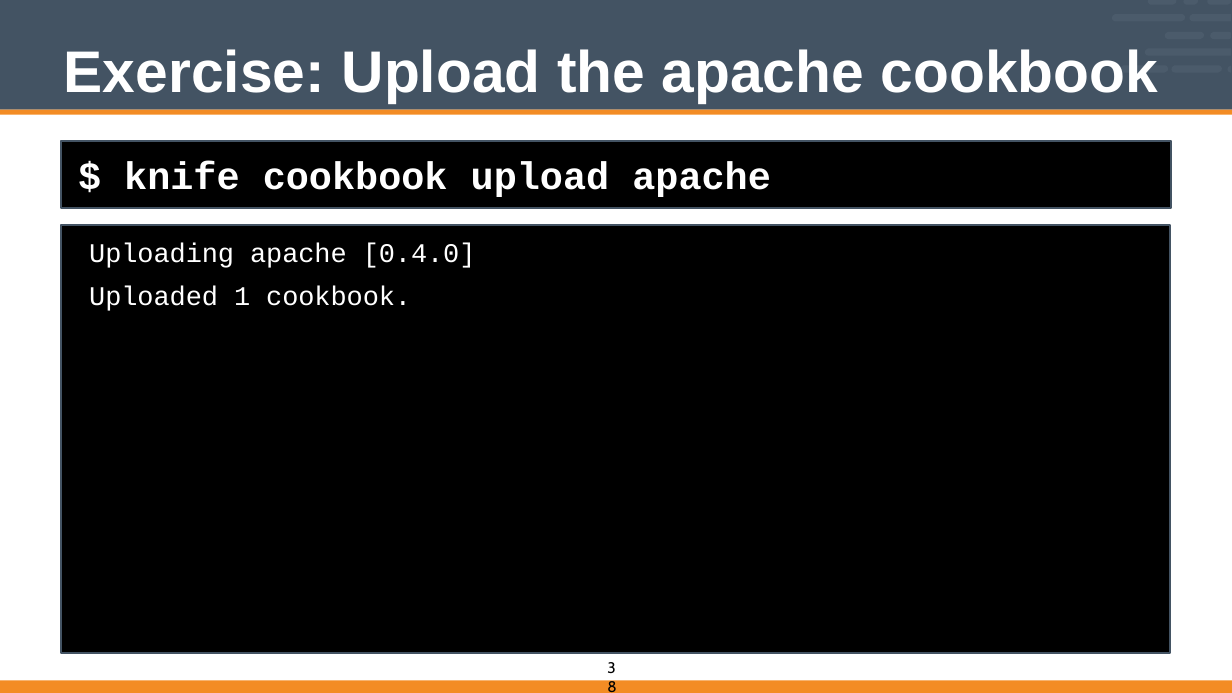
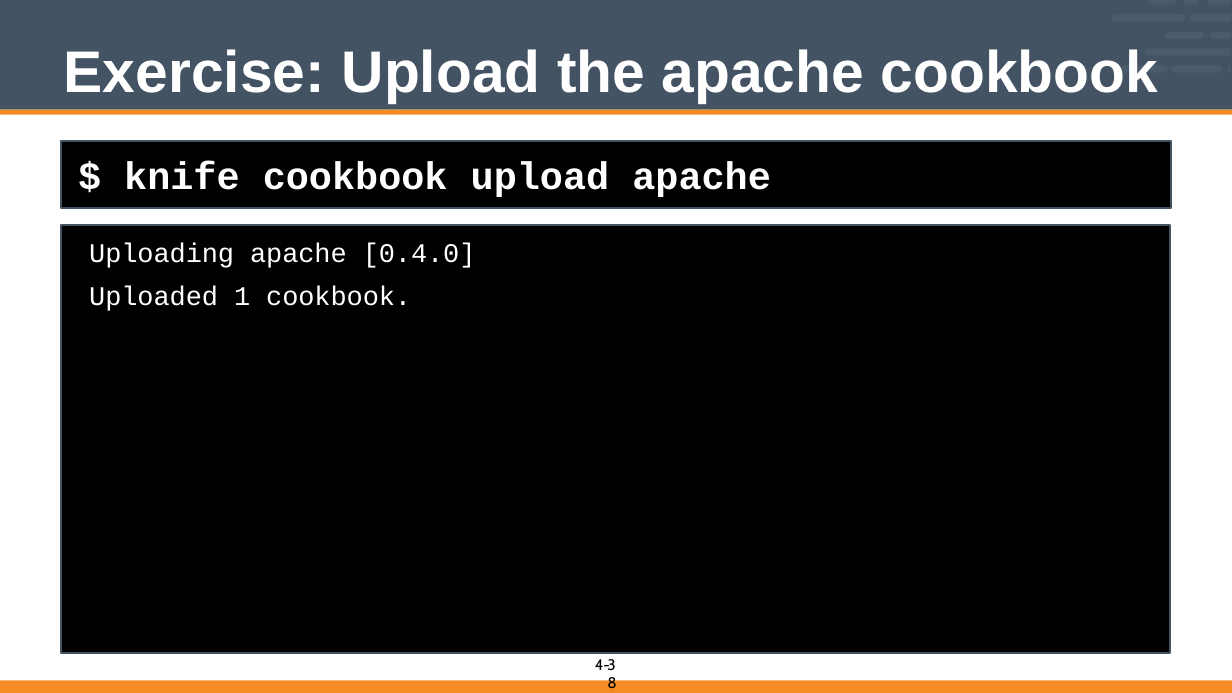
Before and after one commit to vinyar/chef-intermediate, a slide deck: slide 38 of Modules/04-writing_ohai_plugins.pptx. Drawn at 1232x693 pixels with LibreOffice and Linux fonts; fonts in the diff are those of the drawing. Boxes give left, top, right and bottom in pixels: in the first picture for what was removed or moved away, otherwise in the second. Text is boxed around its words. In the diff, an @@ line names an element or a change of style, - is before the commit and + after.

```diff
--- a/Modules/04-writing_ohai_plugins.pptx
+++ b/Modules/04-writing_ohai_plugins.pptx
@@ text added at [595,659,610,670], 16 pt, text #000000 @@
+4-
```
Also in this commit, not shown: 51 other slides changed.
